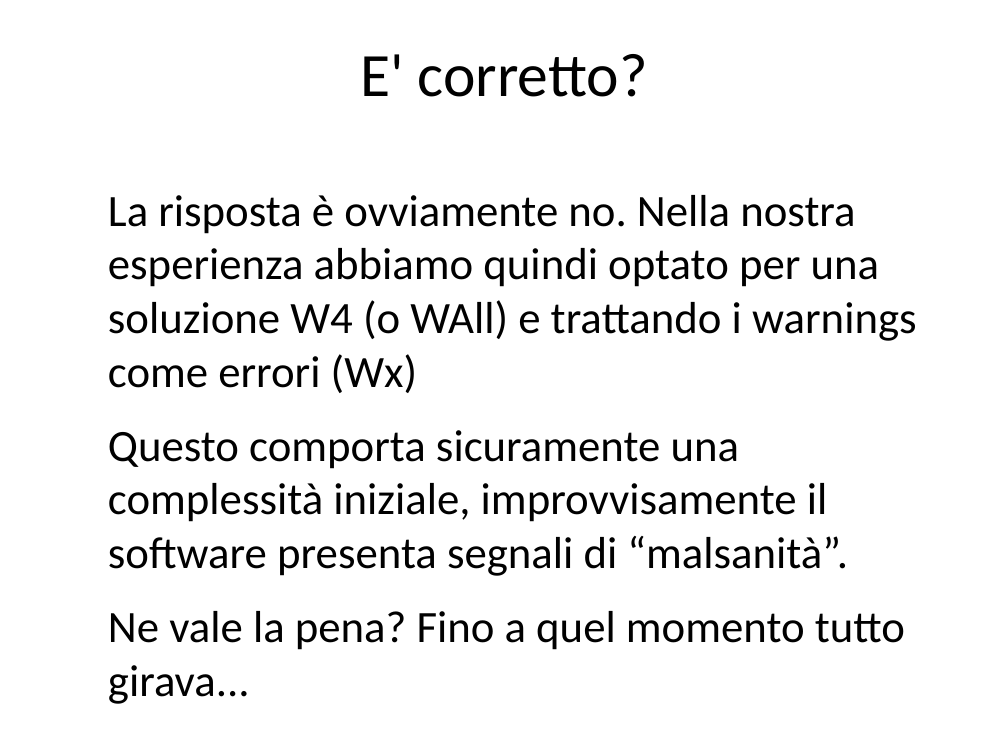
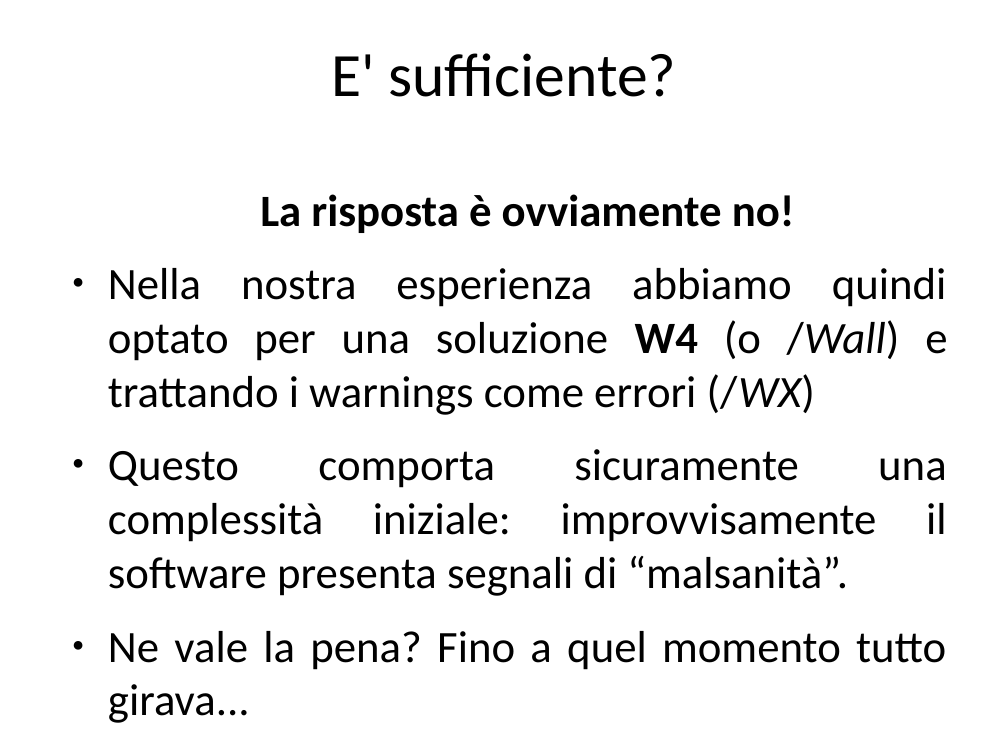
Before and after one commit to guidop/IAD13, a slide deck: slide 27 of La salute del software.odp (slide 28 before the commit). Drawn at 1008x756 pixels with LibreOffice and Linux fonts; fonts in the diff are those of the drawing. Boxes give left, top, right and bottom in pixels: in the first picture for what was removed or moved away, otherwise in the second. Text is boxed around its words. In the diff, an @@ line names an element or a change of style, - is before the commit and + after.

```diff
--- a/La salute del software.odp
+++ b/La salute del software.odp
@@ title at [331, 53, 677, 97]: text changed @@
-E' corretto?
+E' sufficiente?
@@ text at [108, 194, 947, 596]: text changed @@
-La risposta è ovviamente no. Nella nostra esperienza abbiamo quindi optato per una soluzione W4 (o WAll) e trattando i warnings come errori (Wx)
-Questo comporta sicuramente una complessità iniziale, improvvisamente il software presenta segnali di “malsanità”.
+La risposta è ovviamente no!
+● Nella nostra esperienza abbiamo quindi optato per una soluzione W4 (o /Wall) e trattando i warnings come errori (/WX)
+● Questo comporta sicuramente una complessità iniziale: improvvisamente il software presenta segnali di “malsanità”.
@@ text at [108, 631, 946, 670]: alignment left to justified; bullet none to ● @@
```
Also in this commit, not shown: 39 other slides changed, 5 slides added, 3 slides removed.
